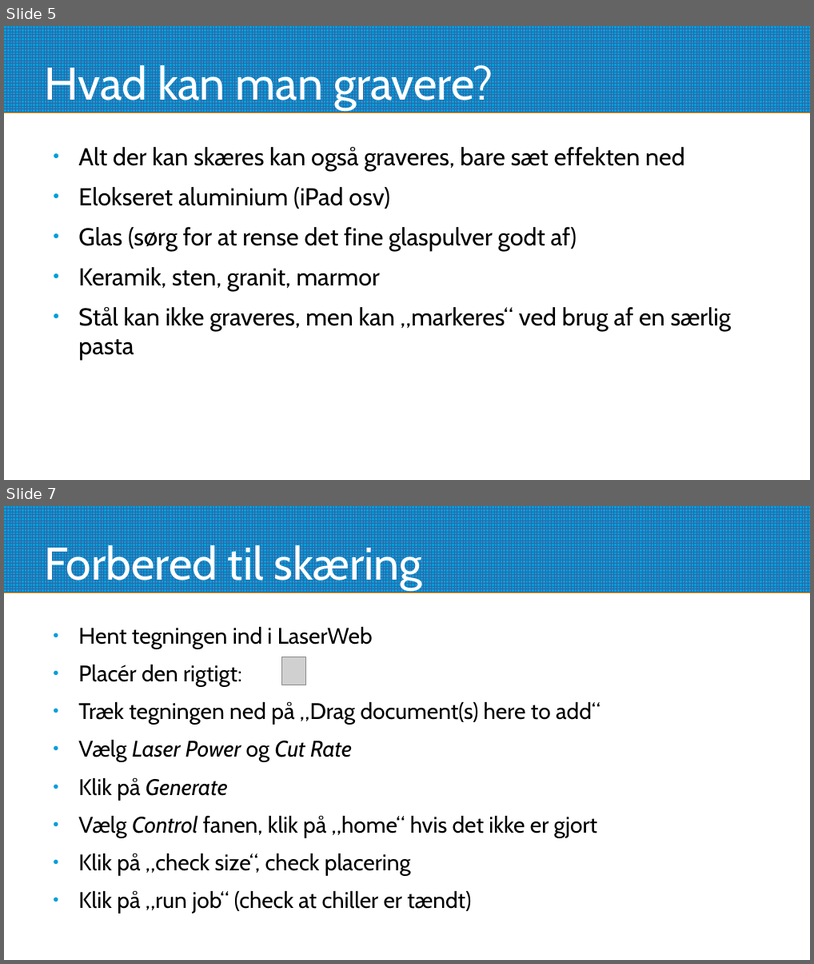
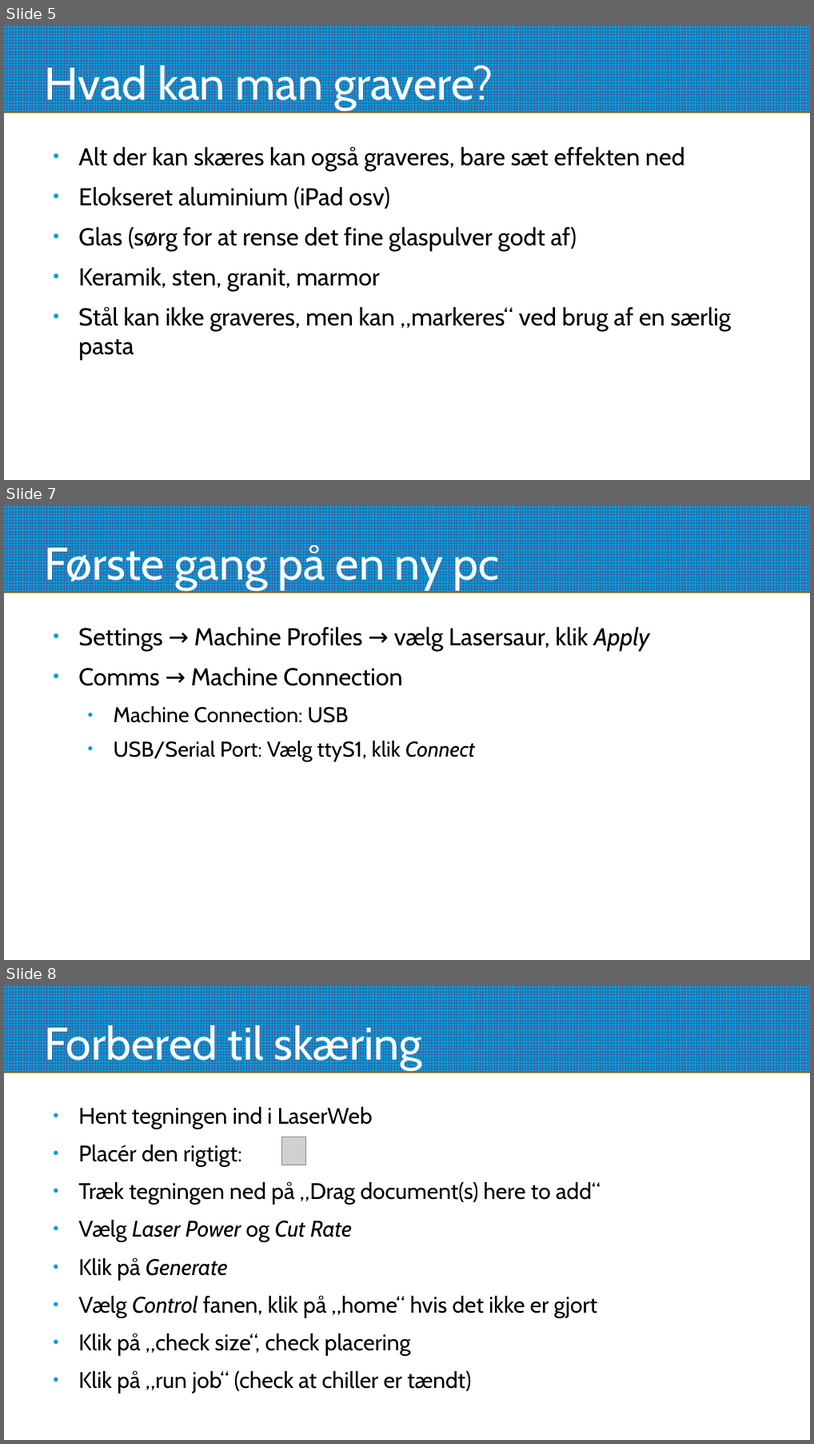
Before and after one commit to Hal9k-dk/lasersaur, a slide deck: intro/lasersaurintro.odp. Shown one above the other, each under a label of ours: slides 5 and 7 before the commit, slides 5, 7 and 8 after it; the slides between them are not shown. The pictures are 814x964 and 814x1444 pixels, drawn with LibreOffice and Linux fonts; fonts in the diff are those of the drawing; grey boxes stand for pictures. Boxes give left, top, right and bottom in pixels: in the first picture for what was removed or moved away, otherwise in the second. Text is boxed around its words. In the diff, an @@ line names an element or a change of style, - is before the commit and + after.

```diff
--- a/intro/lasersaurintro.odp
+++ b/intro/lasersaurintro.odp
@@ slide 7 added at <box>4,506,810,960</box>, background #FFFFFF; not listed: 1 template element that a slide beside it also shows @@
@@ title added at <box>44,540,500,589</box>, 45 pt, text #FFFFFF @@
+Første gang på en ny pc
@@ text added at <box>78,627,650,761</box>, 24 pt, text #000000 @@
+● Settings → Machine Profiles → vælg Lasersaur, klik Apply
+● Comms → Machine Connection
+  ● Machine Connection: USB
+  ● USB/Serial Port: Vælg ttyS1, klik Connect
@@ what was slide 7 is now slide 8 @@
```
Also in this commit, not shown: 1 slide changed, 1 other slide added.
